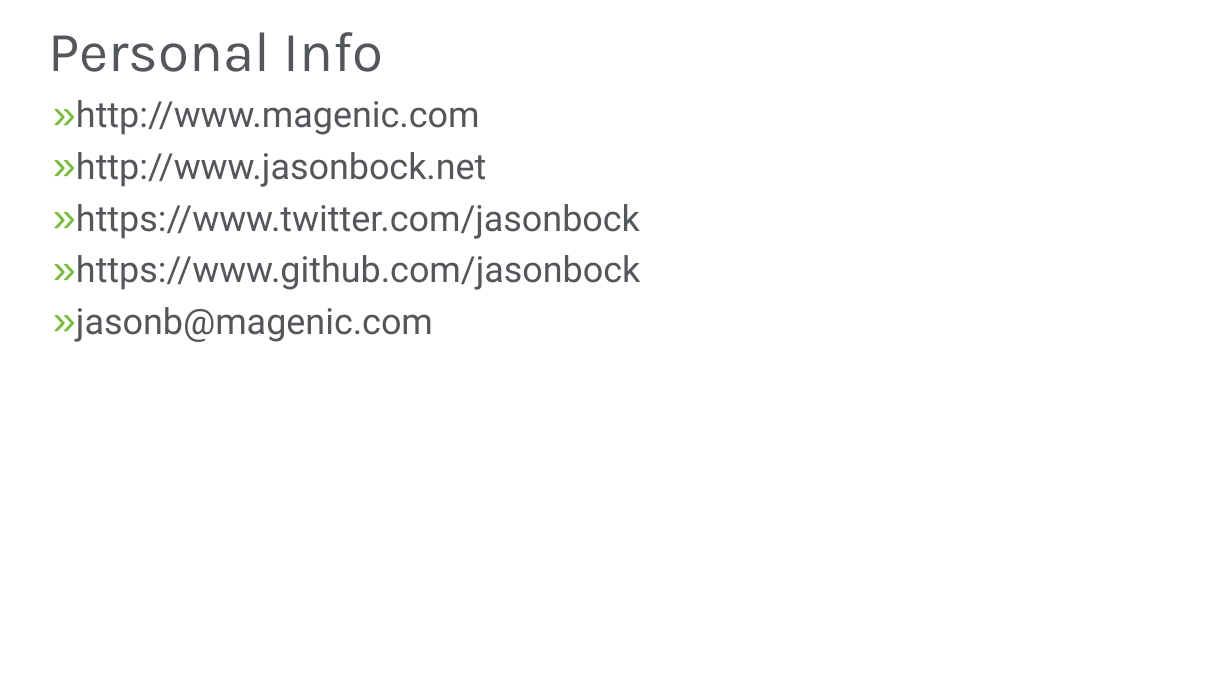
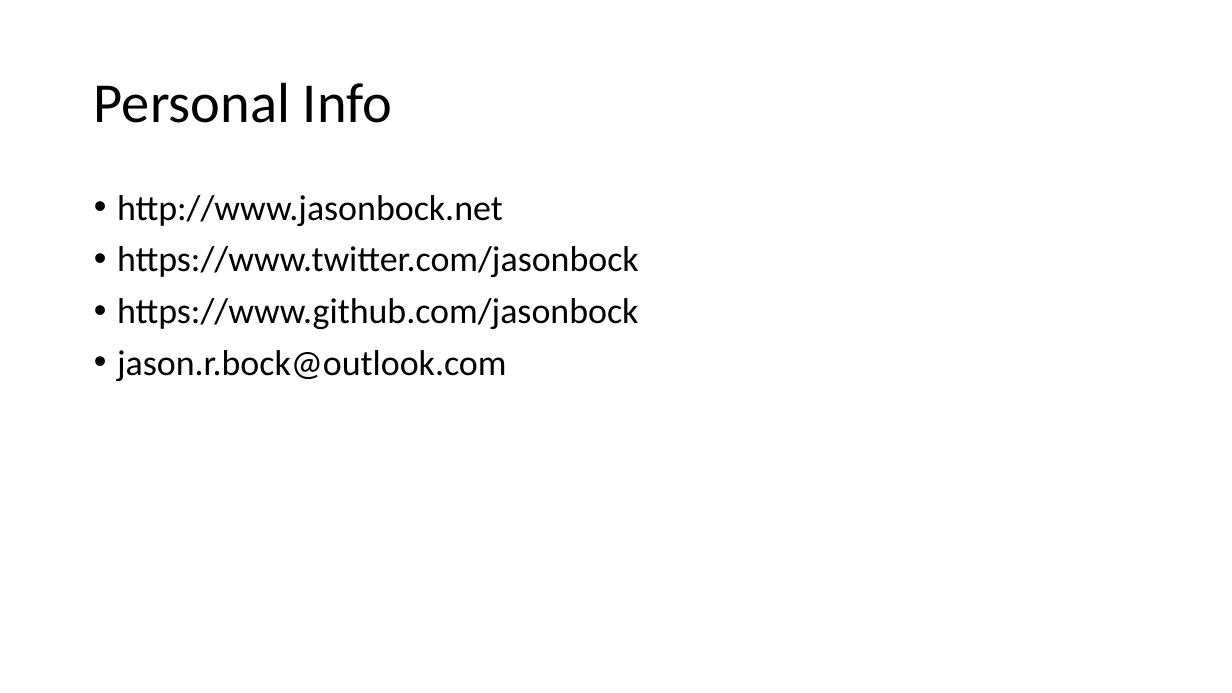
Before and after one commit to JasonBock/Presentations, a slide deck: slide 2 of What’s New in .NET Core 3.0.pptx. Drawn at 1232x693 pixels with LibreOffice and Linux fonts; fonts in the diff are those of the drawing; background and template pictures are left out. Boxes give left, top, right and bottom in pixels: in the first picture for what was removed or moved away, otherwise in the second. Text is boxed around its words. In the diff, an @@ line names an element or a change of style, - is before the commit and + after.

```diff
--- a/What’s New in .NET Core 3.0.pptx
+++ b/What’s New in .NET Core 3.0.pptx
@@ title "Personal Info": place and size @@
-title "Personal Info" at [48, 32, 384, 72]
+title "Personal Info" at [94, 82, 392, 123]
@@ title "Personal Info" at [94, 82, 392, 123]: font Karla to Calibri, text colour #53565A to #000000 @@
@@ text at [76, 100, 480, 135]: paragraph removed @@
-» http://www.magenic.com
@@ text "http://www.jasonbock.net": place and size @@
-text "http://www.jasonbock.net" at [76, 100, 640, 342]
+text "http://www.jasonbock.net" at [117, 195, 639, 381]
@@ text at [117, 195, 639, 329]: font Roboto to Calibri, text colour #53565A to #000000 in "http://www.jasonbock.net", "https://www.twitter.com/jasonbock", "https://www.github.com/jasonbock"; bullet » to • @@
@@ text at [117, 350, 507, 381]: text changed; font Roboto to Calibri; text colour #53565A to #000000 @@
-» jasonb@magenic.com
+• jason.r.bock@outlook.com
```
Also in this commit, not shown: 33 other slides changed, 1 slide added, 1 slide removed.
